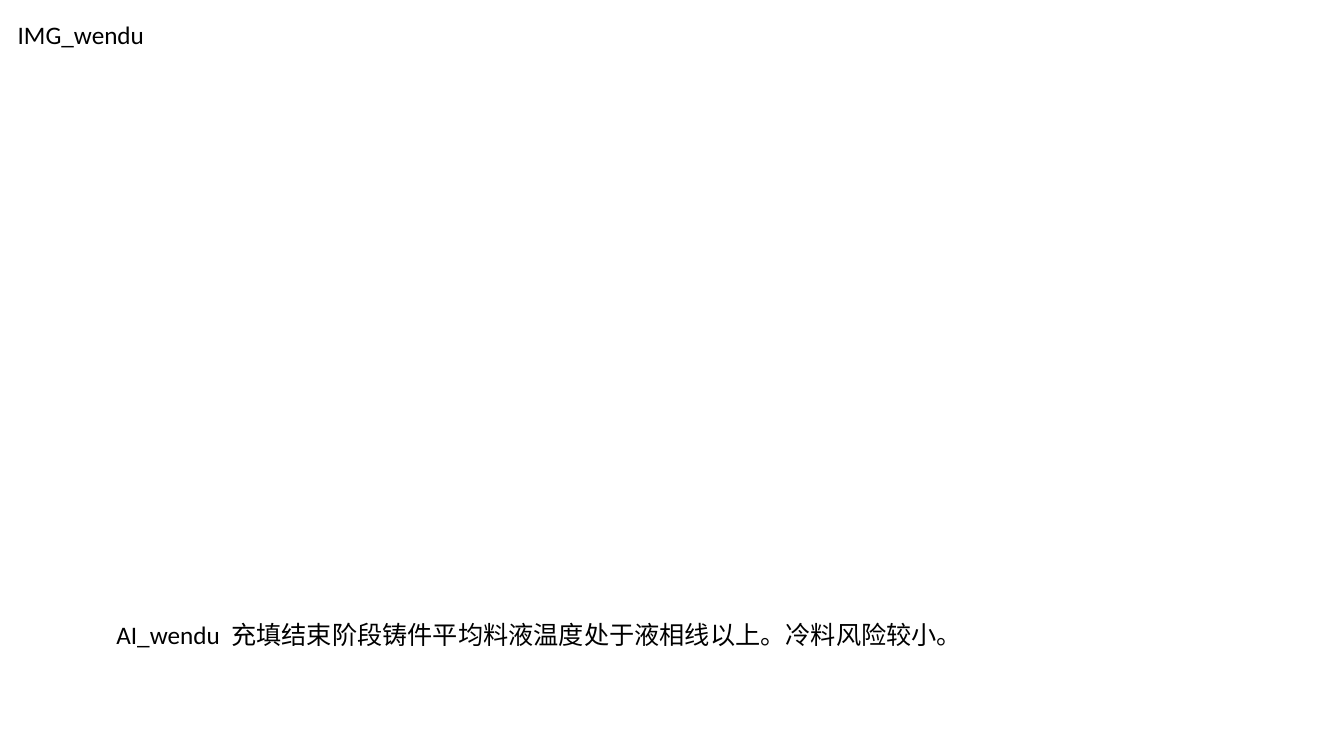
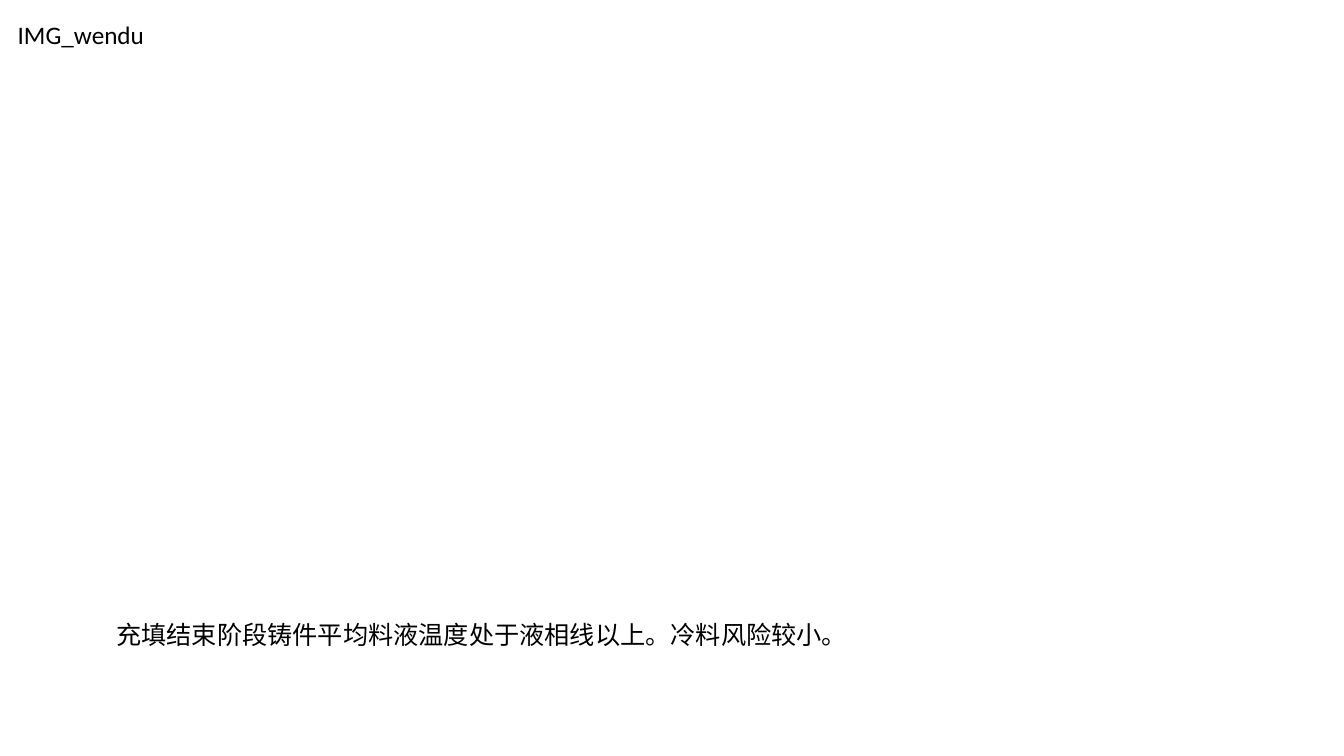
Before and after one commit to caomaowu/-----, a slide deck: slide 5 of 自动化模板4.pptx. Drawn at 1344x756 pixels with LibreOffice and Linux fonts; fonts in the diff are those of the drawing. Boxes give left, top, right and bottom in pixels: in the first picture for what was removed or moved away, otherwise in the second. Text is boxed around its words. In the diff, an @@ line names an element or a change of style, - is before the commit and + after.

```diff
--- a/自动化模板4.pptx
+++ b/自动化模板4.pptx
@@ text at (116, 622, 847, 646): text changed @@
-AI_wendu 充填结束阶段铸件平均料液温度处于液相线以上。冷料风险较小。
+充填结束阶段铸件平均料液温度处于液相线以上。冷料风险较小。
```
Also in this commit, not shown: 6 other slides changed, 4 other files.
